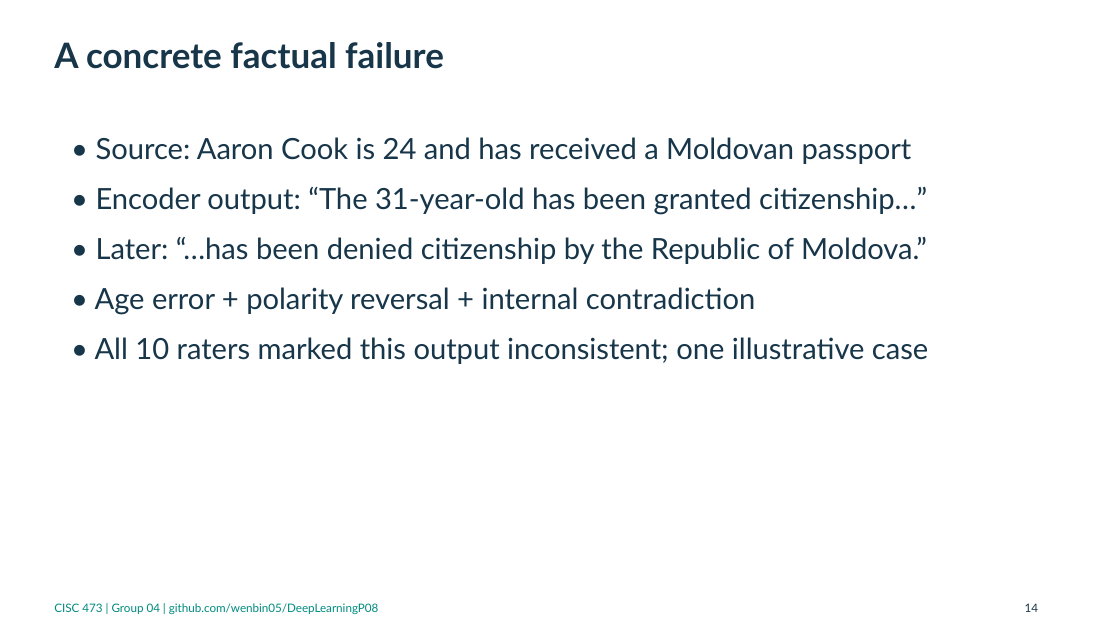
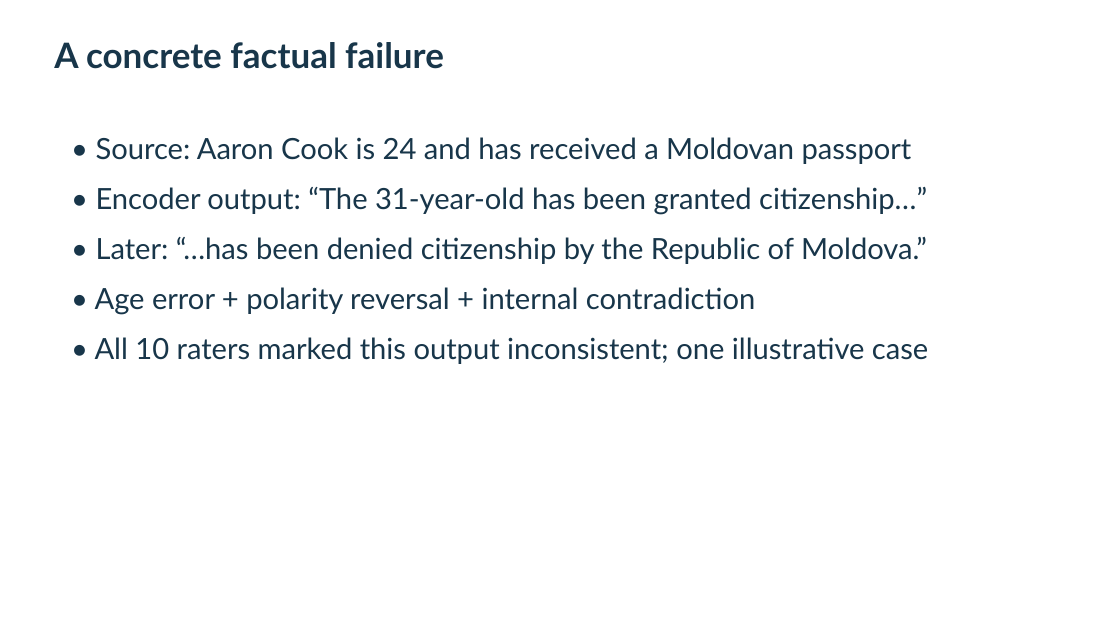
Before and after one commit to wenbin05/DeepLearningP08, a slide deck: slide 14 of deliverables/final/Group04_Slides.pptx. Drawn at 1120x630 pixels with LibreOffice and Linux fonts; fonts in the diff are those of the drawing. Boxes give left, top, right and bottom in pixels: in the first picture for what was removed or moved away, otherwise in the second. Text is boxed around its words. In the diff, an @@ line names an element or a change of style, - is before the commit and + after.

```diff
--- a/deliverables/final/Group04_Slides.pptx
+++ b/deliverables/final/Group04_Slides.pptx
@@ text removed at box(54, 603, 379, 614) @@
-CISC 473 | Group 04 | github.com/wenbin05/DeepLearningP08
@@ text removed at box(1025, 603, 1038, 612) @@
-14
```
Also in this commit, not shown: 17 other slides changed, 6 other files.
